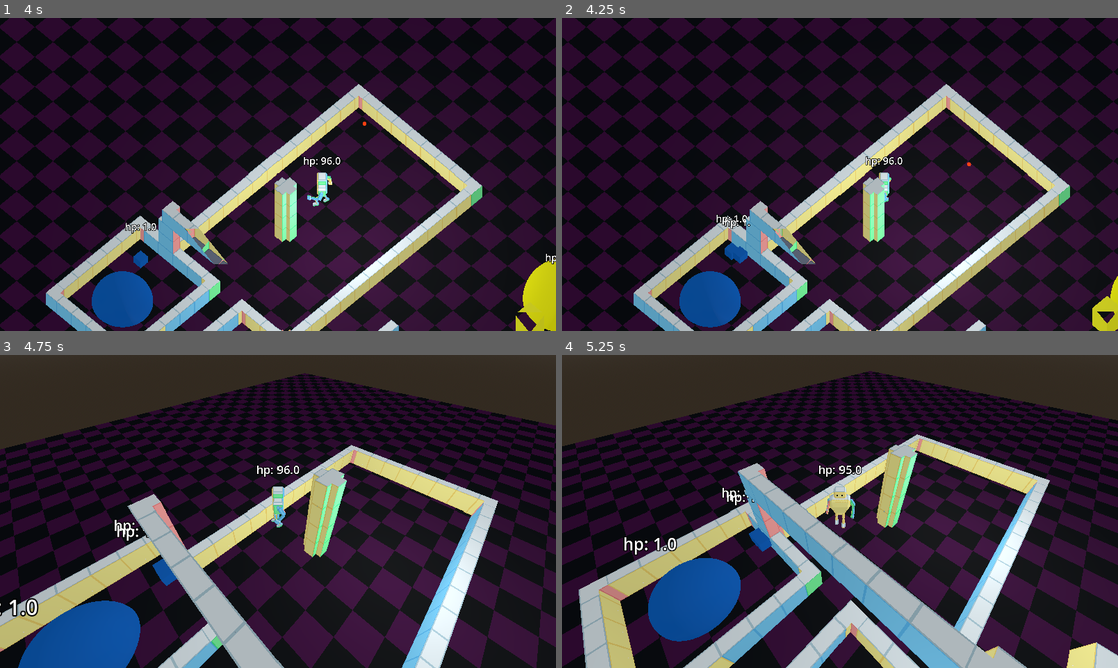
Above: before the commit, frames 1-4 (two rows, left to right).
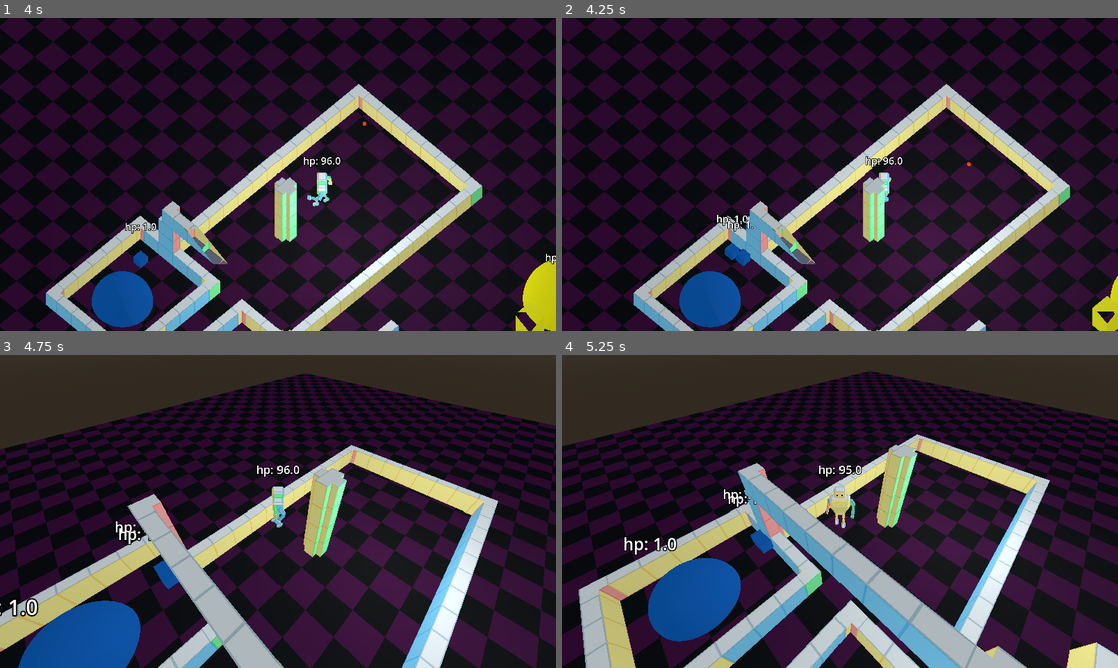
Above: after the commit, the same moments.

Repository: markguinn/kitbash-toy-clash
Game: Godot game, scene res://levels/dev/proto1.tscn
Same seed, same stepped clock (60 frames per second), same inputs: the game is played once before the commit and once after it.
Inputs:
- Up to frame 1 (4 s): hold Right (right) 0.53-1.28 s; hold Z (attack1) 0.53-1.28 s; hold S (down) 1.28-2.03 s; tap X (attack2) at 1.35 s; hold Right (right) 2.03-2.78 s; hold Tab (switch_cam) 2.03-2.78 s; hold W (up) 2.78-3.53 s; tap Z (attack1) at 2.85 s; hold Left (left) from 3.53 s (still down); hold X (attack2) from 3.53 s (still down)
- Up to frame 2 (4.25 s): keep holding Left (left); keep holding X (attack2)
- Up to frame 3 (4.75 s): keep holding Left (left); release X (attack2) at 4.28 s; tap Tab (switch_cam) at 4.35 s
- Up to frame 4 (5.25 s): release Left (left) at 5.03 s; hold S (down) from 5.03 s (still down); hold Z (attack1) from 5.03 s (still down)

Frame 1 is identical in both runs. In frame 2, 0.2% of the frame differs, in the area x 27-35%, y 62-80%; in frame 3, 0.2%, in the area x 20-33%, y 52-75%; in frame 4, 0.2%.

Commit message:
fix bug where the newly spawned enemies collided briefly with the player and pushed them up

Diff:
--- a/enemies/spawner.gd
+++ b/enemies/spawner.gd
@@ -23,9 +23,9 @@
 
 func _on_spawn_timer() -> void:
 	var obj = enemy_type.instantiate()
+	var start_offset = Vector3(spawn_radius, 0.0, 0.0).rotated(Vector3.UP, randf_range(0, PI * 2.0))
+	obj.position = position + start_offset
 	get_parent().add_child(obj)
-	var start_offset = Vector3(spawn_radius, 0.0, 0.0).rotated(Vector3.UP, randf_range(0, PI * 2.0))
-	obj.global_position = global_position + start_offset
 
 
 # TODO: do something fun
